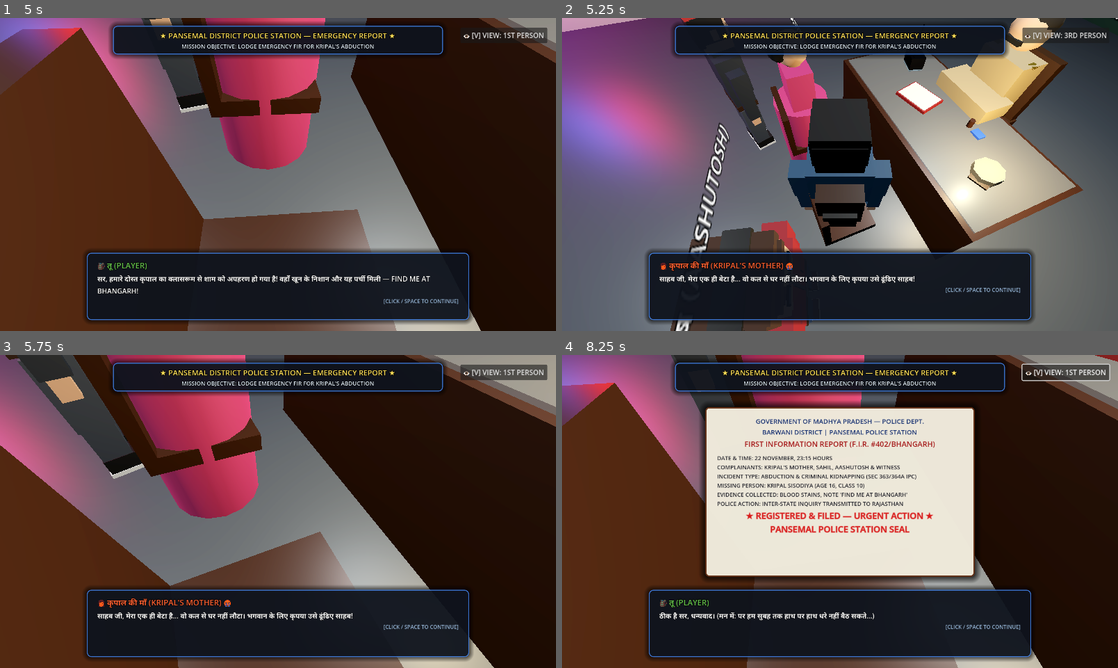
Above: before the commit, frames 1-4 (two rows, left to right).
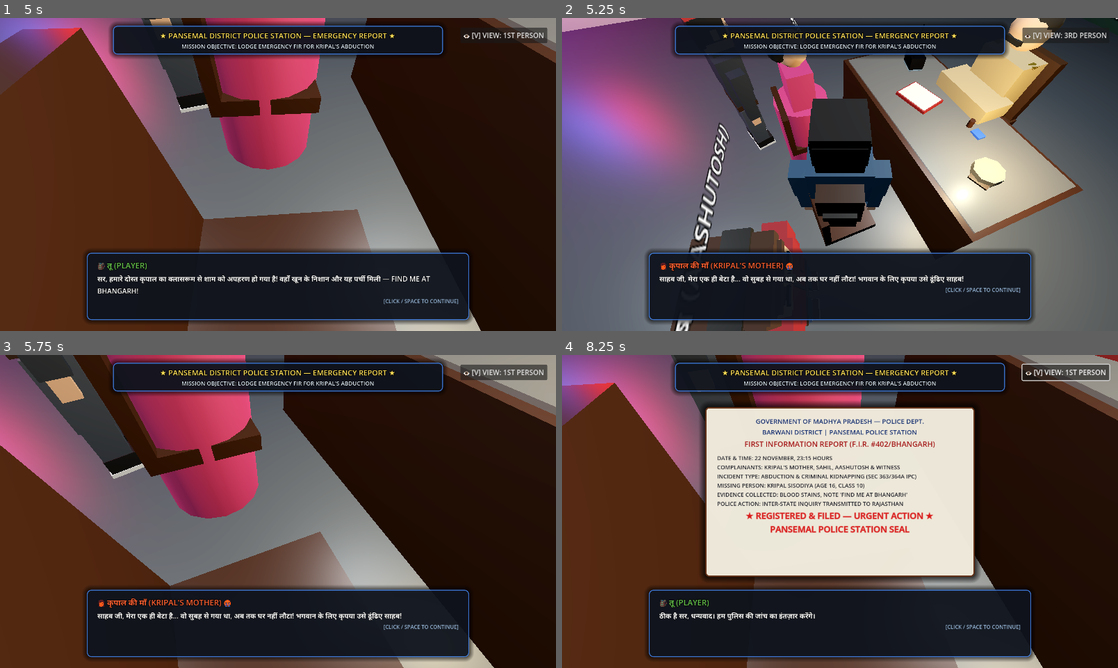
Above: after the commit, the same moments.

Repository: Sahil13092008/HorrorMission
Game: Godot game, scene res://scenes/police_station.tscn
Two runs of this game, one before a commit and one after it. Both use one fixed random seed, a clock stepped at 60 frames per second and the inputs below. This scene is started directly instead of the project's main scene. Sound files missing from this copy of the repository are replaced by a short silence.
Inputs (mouse positions are in pixels of both pictures, inside the frame that each line leads up to):
- Up to frame 1 (5 s): click "👁️ [V] VIEW: 3RD PERSON" at 0.5 s; click "👁️ [V] VIEW: 1ST PERSON" at 1.25 s; tap Enter at 2, 2.1 s; move the mouse to (305, 174) at 2.02 s; hold Up (ui_up) from 2.03 s (still down); click (305, 174) at 2.17 s; tap Space at 2.27, 3.02, 4.25, 4.52 s; move the mouse to (250, 174) at 2.77 s; tap V at 2.85 s; move the mouse to (289, 168) at 3.52 s; tap F at 3.6 s; move the mouse to (272, 180) at 4.27 s; tap Shift at 4.35 s; click (272, 180) at 4.42 s
- Up to frame 2 (5.25 s): keep holding Up (ui_up); tap Enter at 5 s; move the mouse to (878, 177) at 5.02 s; tap E at 5.1 s
- Up to frame 3 (5.75 s): keep holding Up (ui_up); tap Space at 5.27 s
- Up to frame 4 (8.25 s): tap Space at 5.75, 6.02, 7.25, 7.52 s; move the mouse to (795, 508) at 5.77 s; tap M at 5.85 s; tap Enter at 6.5, 8.1 s; move the mouse to (845, 511) at 6.52 s; tap B at 6.6 s; click (845, 511) at 6.67 s; move the mouse to (817, 505) at 7.27 s; release Up (ui_up) at 7.28 s; hold Right (ui_right) 7.28-8.03 s; tap Backspace at 7.35 s; move the mouse to (867, 511) at 8.02 s; hold Up (ui_up) from 8.03 s (still down)

Frame 1 is identical in both runs. In frame 2, 0.5% of the frame differs, in the area x 33-73%, y 82-85%; in frame 3, 0.5%; in frame 4, 0.3%.

Commit message:
Update classroom exit dialogues for cycles, correct Kripal disappearance timeline, and align police station with 2-day wait

Diff:
--- a/scenes/police_station.tscn
+++ b/scenes/police_station.tscn
@@ -1767,17 +1767,17 @@
 theme_override_colors/font_color = Color(0.9, 0.95, 1, 1)
 theme_override_font_sizes/font_size = 13
 text = "STATUS: CASE #402/BHANGARH OFFICIALLY LOGGED
-POLICE DISPATCH: TEAM MOVING TOMORROW AT 06:00 AM (INTER-STATE DELAYS)
-CRITICAL DECISION:
-Kripal cannot wait until morning. The occult force at Bhangarh fort is active tonight!
-You and your friends must take matters into your own hands!"
+POLICE DISPATCH: INTER-STATE SEARCH OPERATION INITIATED
+PLAN OF ACTION:
+You and your friends return home to await updates from the police.
+If the police investigation yields no results, you will take action!"
 autowrap_mode = 2
 
 [node name="ProceedBtn" type="Button" parent="PoliceUI/MissionCompleteCard/Margin/VBox"]
 custom_minimum_size = Vector2(0, 44)
 layout_mode = 2
 theme_override_font_sizes/font_size = 15
-text = "➔ STEP OUTSIDE & PREPARE FOR DEPARTURE"
+text = "➔ STEP OUTSIDE & RETURN HOME"
 
 [node name="DepartureOverlay" type="ColorRect" parent="PoliceUI"]
 anchors_preset = 15
@@ -1913,8 +1913,8 @@
 ✔ Kripal's Residence & Mother Informed
 ✔ Emergency FIR Filed at Pansemal Police Station
 
-Sahil, Aashutosh, and you are packing high-power flashlights, EMF meters, cameras, and first-aid kits.
-In 30 minutes, you rendezvous at Sahil's car to embark on the dark desert highway to Bhangarh Ruins!"
+Two full days have passed with zero progress from the police investigation.
+Sahil, Aashutosh, and you pack your paranormal equipment into Sahil's car to journey to Bhangarh Ruins!"
 autowrap_mode = 2
 
 [node name="BtnBox" type="HBoxContainer" parent="PoliceUI/ChapterEndCard/Margin/VBox"]
--- a/scripts/classroom.gd
+++ b/scripts/classroom.gd
@@ -139,7 +139,7 @@
 		"color": Color(1.0, 0.45, 0.2),
 		"portrait": "aashutosh",
 		"pitch": 1.0,
-		"text": "\"भाई, तो कृपाल अभी उस खंडहर में फंसा हुआ है। यार भाई, हम सुबह का इंतज़ार नहीं कर सकते। अभी हमारे पास ईएमएफ मीटर, थर्मल कैमरा और सारे ट्रैप्स हैं।\""
+		"text": "\"भाई, तो कृपाल अभी उस खंडहर में फंसा हुआ है। हमें तुरंत उसके घर जाकर उसकी माँ को बताना होगा!\""
 	},
 	{
 		"speaker_id": "sahil",
@@ -600,7 +600,7 @@
 		voice_audio.play()
 
 	if map_dialogue_feed:
-		map_dialogue_feed.text = "साहिल: \"चलो जल्दी गाड़ी में बैठो! पहले कृपाल के घर चलते हैं और उसके घरवालों को सब सच बताते हैं!\""
+		map_dialogue_feed.text = "साहिल: \"जल्दी चलो भाई, साइकिल उठाओ और कृपाल के घर चलो जल्दी! उसके घरवालों को सब सच बताना होगा!\""
 
 	# After Sahil finishes, Aashutosh chimes in
 	await get_tree().create_timer(5.2).timeout
@@ -610,7 +610,7 @@
 		voice_audio.stream = voice_map_aashu
 		voice_audio.play()
 		if map_dialogue_feed:
-			map_dialogue_feed.text = "आशुतोष: \"हाँ भाई, कृपाल की मम्मी-पापा बहुत परेशान होंगे! चलो तुरंत गाड़ी निकालते हैं!\""
+			map_dialogue_feed.text = "आशुतोष: \"हाँ भाई, कृपाल की मम्मी बहुत परेशान होंगी! चलो तुरंत साइकिल से निकलते हैं!\""
 
 func pulse_radar_beacon():
 	if not ping_ring: return
--- a/scripts/police_station.gd
+++ b/scripts/police_station.gd
@@ -90,7 +90,7 @@
 	{
 		"speaker": "👩 कृपाल की माँ (KRIPAL'S MOTHER) 😭",
 		"color": Color(1.0, 0.45, 0.65),
-		"text": "साहब जी, मेरा एक ही बेटा है... वो कल से घर नहीं लौटा। भगवान के लिए कृपया उसे ढूंढिए साहब!",
+		"text": "साहब जी, मेरा एक ही बेटा है... वो सुबह से गया था, अब तक घर नहीं लौटा! भगवान के लिए कृपया उसे ढूंढिए साहब!",
 		"audio": null
 	},
 	{
@@ -114,7 +114,7 @@
 	{
 		"speaker": "🎒 तू (PLAYER)",
 		"color": Color(0.4, 0.9, 1.0),
-		"text": "ठीक है सर, धन्यवाद। (मन में: पर हम सुबह तक हाथ पर हाथ धरे नहीं बैठ सकते...)",
+		"text": "ठीक है सर, धन्यवाद। हम पुलिस की जांच का इंतज़ार करेंगे।",
 		"audio": null
 	}
 ]
